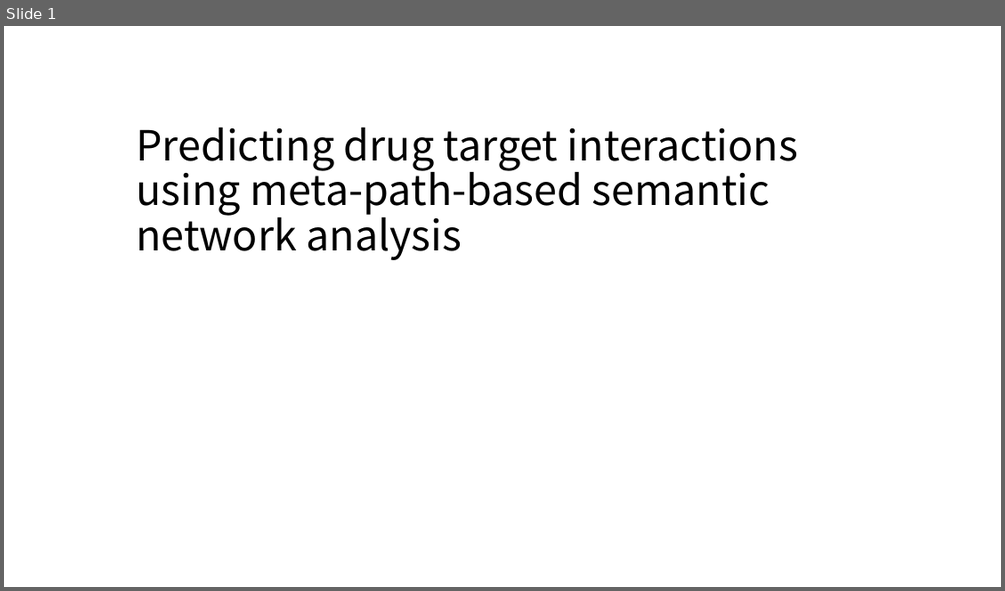
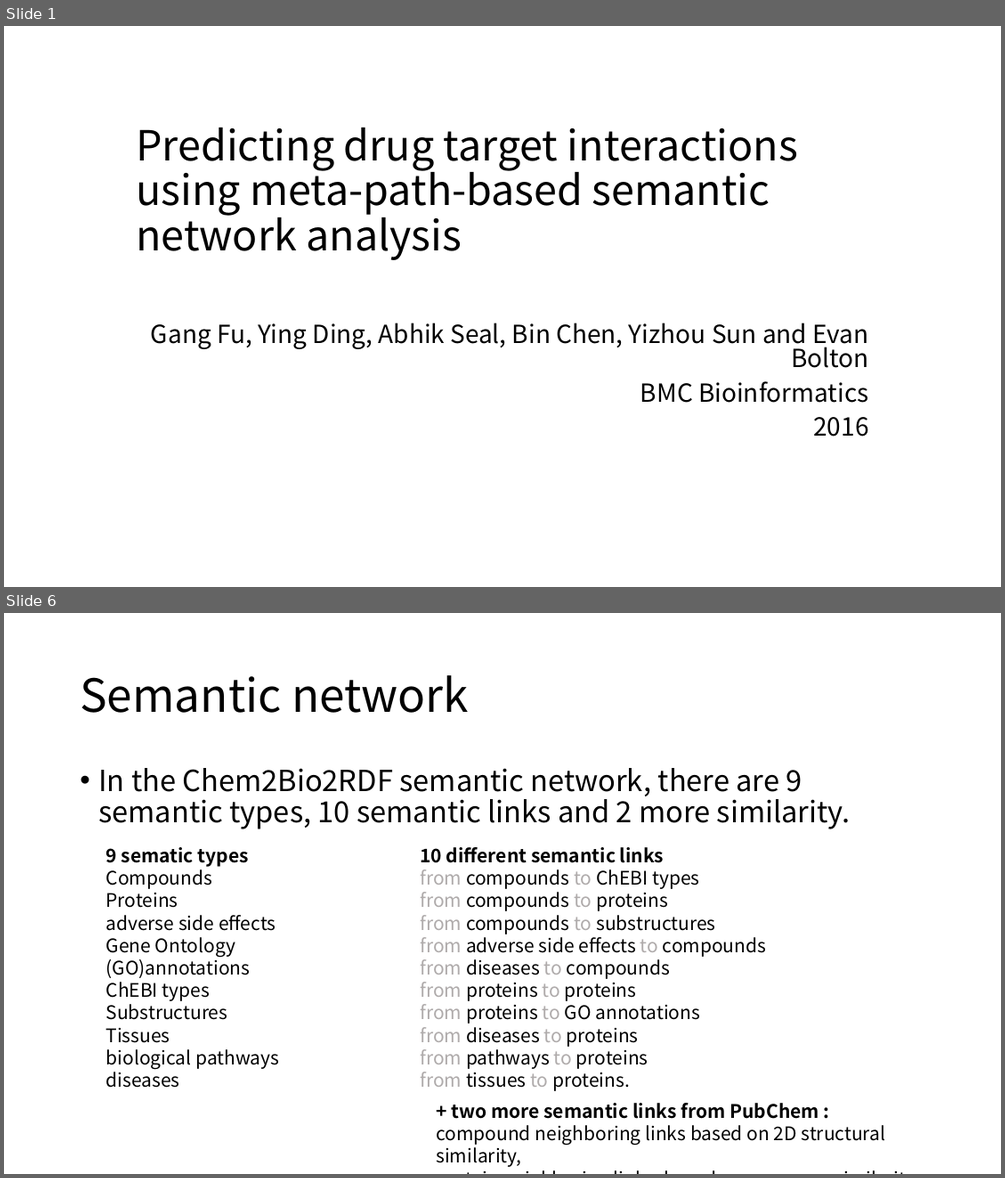
Before and after one commit to moklise/TIL, a slide deck: Review/BMCBioinfo_2016_Fu_predicting drug target using sementic network/Predicting drug target interactions using meta-path-based semantic network.pptx. Shown one above the other, each under a label of ours: slide 1 before the commit, slides 1 and 6 after it; the slides between them are not shown. The pictures are 1005x591 and 1005x1178 pixels, drawn with LibreOffice and Linux fonts; fonts in the diff are those of the drawing. Boxes give left, top, right and bottom in pixels: in the first picture for what was removed or moved away, otherwise in the second. Text is boxed around its words. In the diff, an @@ line names an element or a change of style, - is before the commit and + after.

Commit message:
[Publication Review] Predicting drug target using semantic...

```diff
--- a/Review/BMCBioinfo_2016_Fu_predicting drug target using sementic network/Predicting drug target interactions using meta-path-based semantic network.pptx
+++ b/Review/BMCBioinfo_2016_Fu_predicting drug target using sementic network/Predicting drug target interactions using meta-path-based semantic network.pptx
@@ slide 6 added at box(4, 613, 1001, 1174), background #FFFFFF @@
@@ title added at box(80, 675, 469, 713), 44 pt, text #000000 @@
+Semantic network
@@ text added at box(98, 768, 850, 829), 28 pt, text #000000 @@
+• In the Chem2Bio2RDF semantic network, there are 9 semantic types, 10 semantic links and 2 more similarity.
@@ text added at box(106, 847, 279, 1087), 18 pt, text #000000 @@
+9 sematic types
+Compounds
+Proteins
+adverse side effects
+Gene Ontology (GO)annotations
+ChEBI types
+Substructures
+Tissues
+biological pathways
+diseases
@@ text added at box(420, 847, 766, 1091), 18 pt, text #000000 @@
+10 different semantic links
+from compounds to ChEBI types
+from compounds to proteins
+from compounds to substructures
+from adverse side effects to compounds
+from diseases to compounds
+from proteins to proteins
+from proteins to GO annotations
+from diseases to proteins
+from pathways to proteins
+from tissues to proteins.
@@ text added at box(436, 1103, 886, 1167), 18 pt, text #000000 @@
++ two more semantic links from PubChem :
+compound neighboring links based on 2D structural similarity,
+protein neighboring links, based on sequence similarity.
@@ slide 1 changed as well @@
@@ subtitle added at box(151, 322, 869, 436), 24 pt, text #000000 @@
+Gang Fu, Ying Ding, Abhik Seal, Bin Chen, Yizhou Sun and Evan Bolton
+BMC Bioinformatics
+2016
```
Also in this commit, not shown: 19 other slides added.
